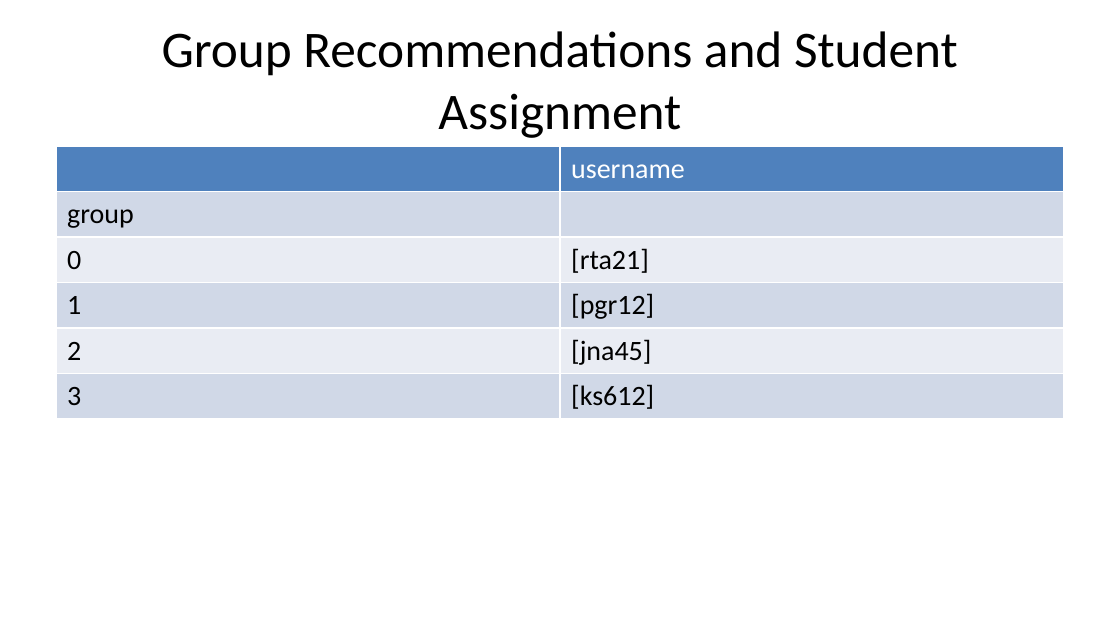
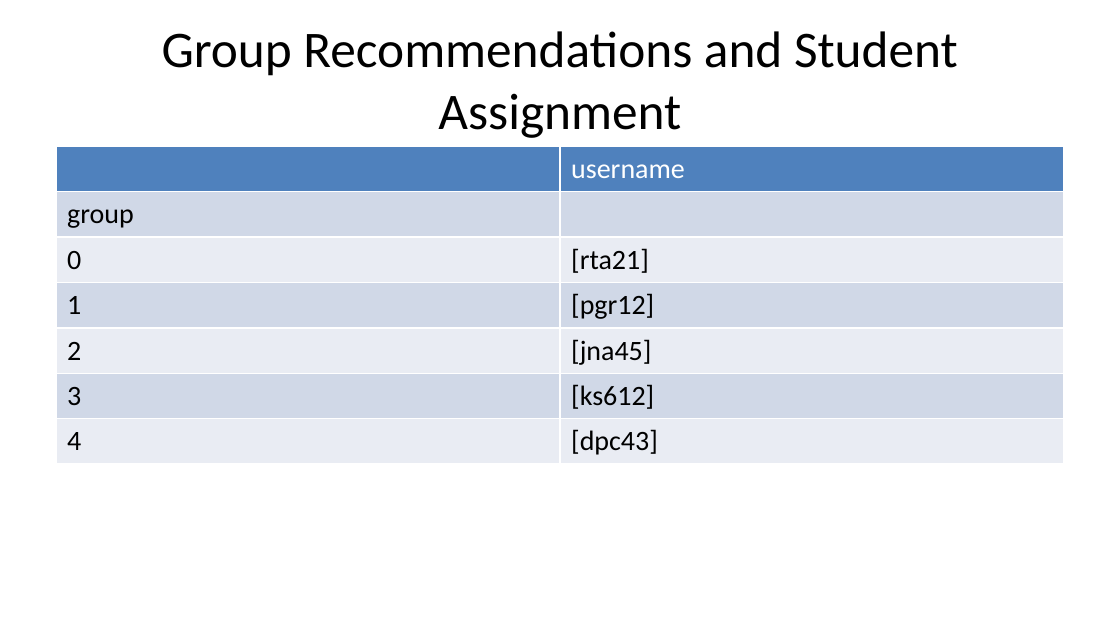
Before and after one commit to deancallahan25/Data322MiniProject, a slide deck: slide 11 of presentation.pptx. Drawn at 1120x630 pixels with LibreOffice and Linux fonts; fonts in the diff are those of the drawing. Boxes give left, top, right and bottom in pixels: in the first picture for what was removed or moved away, otherwise in the second. Text is boxed around its words. In the diff, an @@ line names an element or a change of style, - is before the commit and + after.

```diff
--- a/presentation.pptx
+++ b/presentation.pptx
@@ table at bbox=[56, 147, 1064, 562] @@
+row 7: 4 | [dpc43]
```
Also in this commit, not shown: 1 other slide changed, 1 other file.
